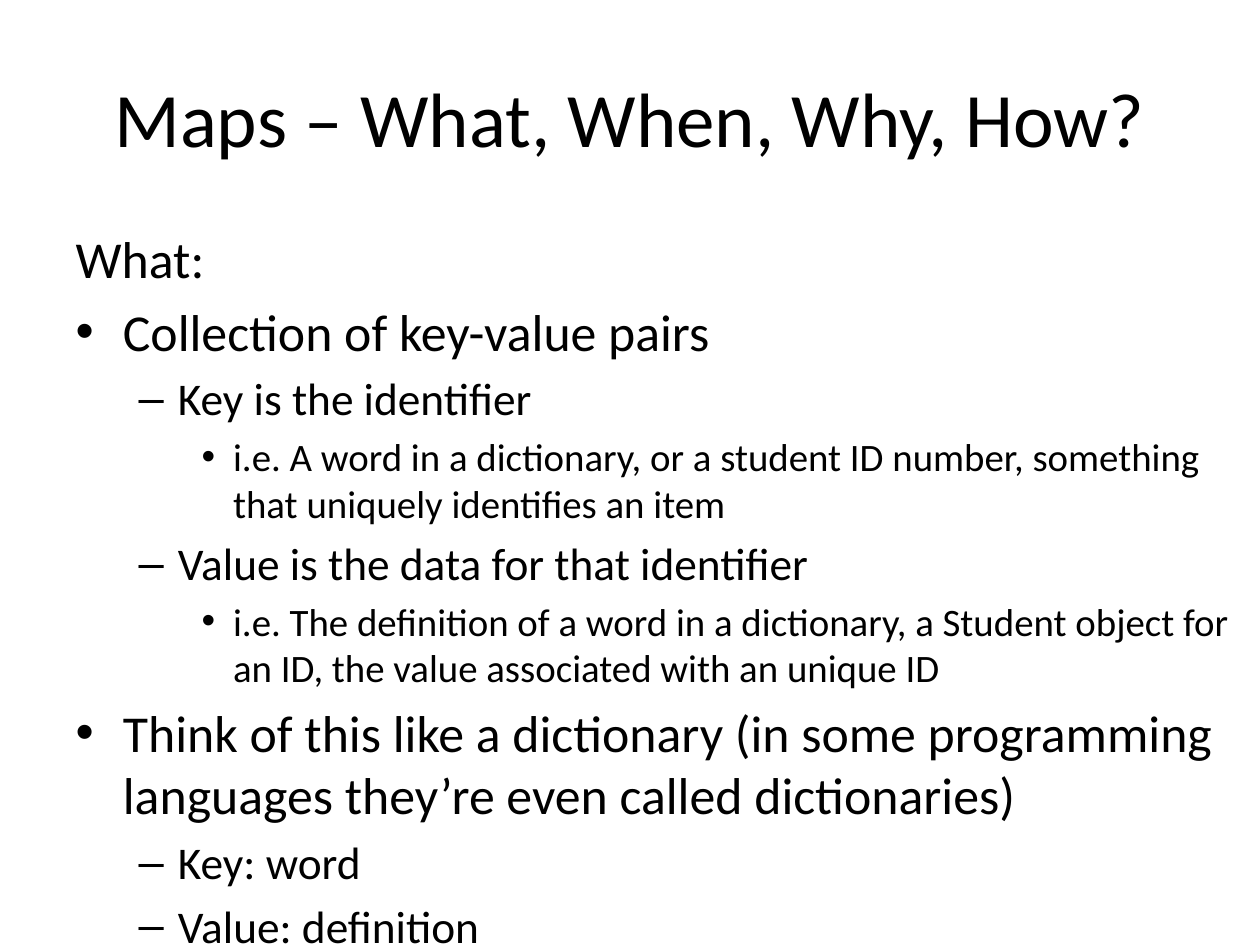
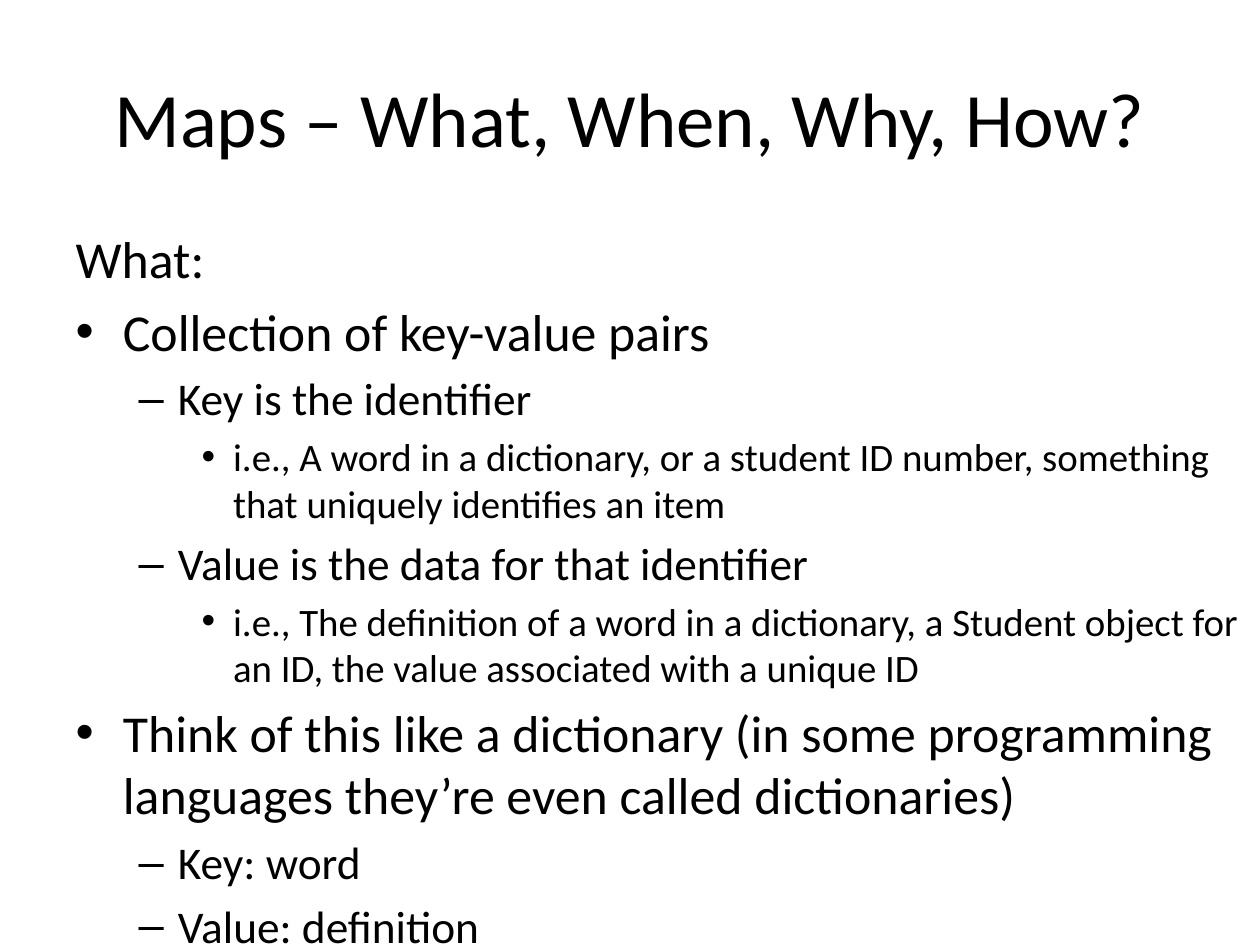
Before and after one commit to RHIT-CSSE/csse220, a slide deck: slide 47 of ClassMaterials/2DArraysAndMaps/Slides/2D Arrays and Maps.pptx (slide 45 before the commit). Drawn at 1260x945 pixels with LibreOffice and Linux fonts; fonts in the diff are those of the drawing. Boxes give left, top, right and bottom in pixels: in the first picture for what was removed or moved away, otherwise in the second. Text is boxed around its words. In the diff, an @@ line names an element or a change of style, - is before the commit and + after.

Commit message:
update 2DArraysMaps slides

```diff
--- a/ClassMaterials/2DArraysAndMaps/Slides/2D Arrays and Maps.pptx
+++ b/ClassMaterials/2DArraysAndMaps/Slides/2D Arrays and Maps.pptx
@@ text at (x1=233, y1=444, x2=1209, y2=525): text changed @@
-    • i.e. A word in a dictionary, or a student ID number, something that uniquely identifies an item
+    • i.e., A word in a dictionary, or a student ID number, something that uniquely identifies an item
@@ text at (x1=233, y1=609, x2=1238, y2=689): text changed @@
-    • i.e. The definition of a word in a dictionary, a Student object for an ID, the value associated with an unique ID
+    • i.e., The definition of a word in a dictionary, a Student object for an ID, the value associated with a unique ID
```
Also in this commit, not shown: 10 other slides changed, 4 slides added.
